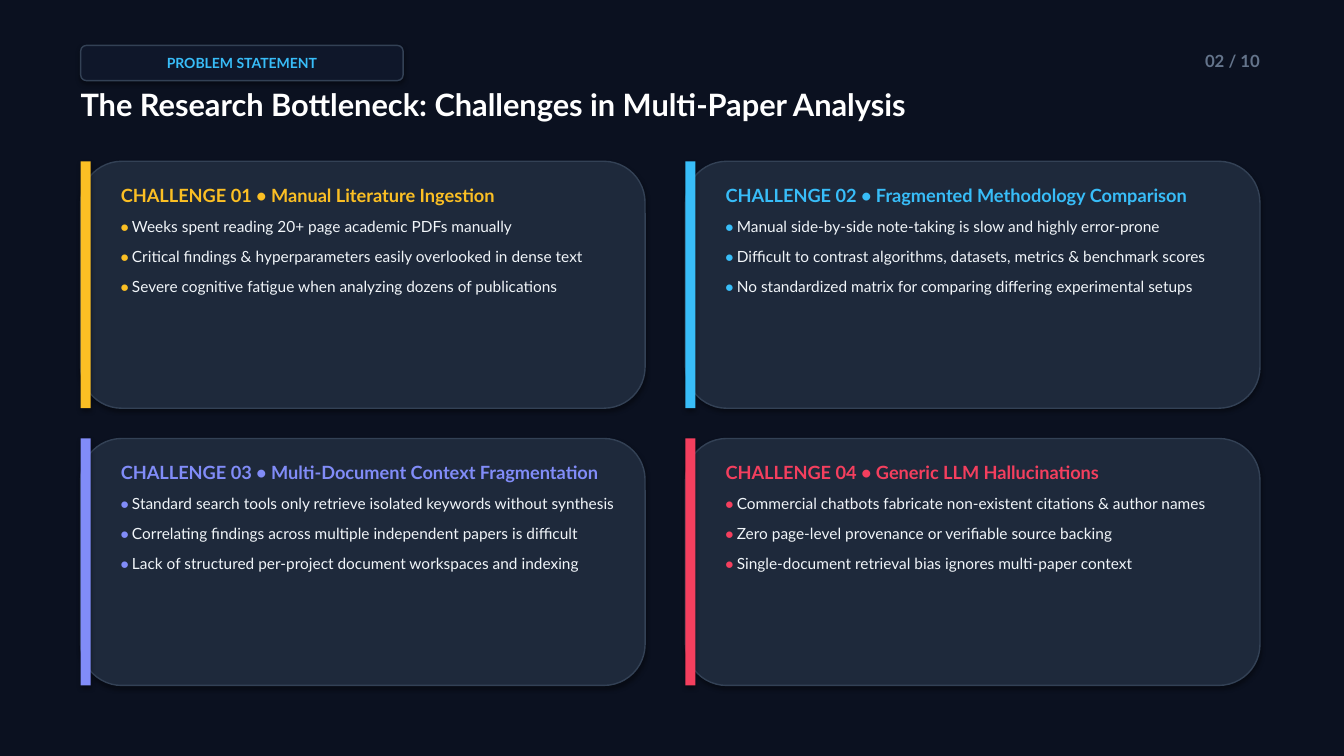
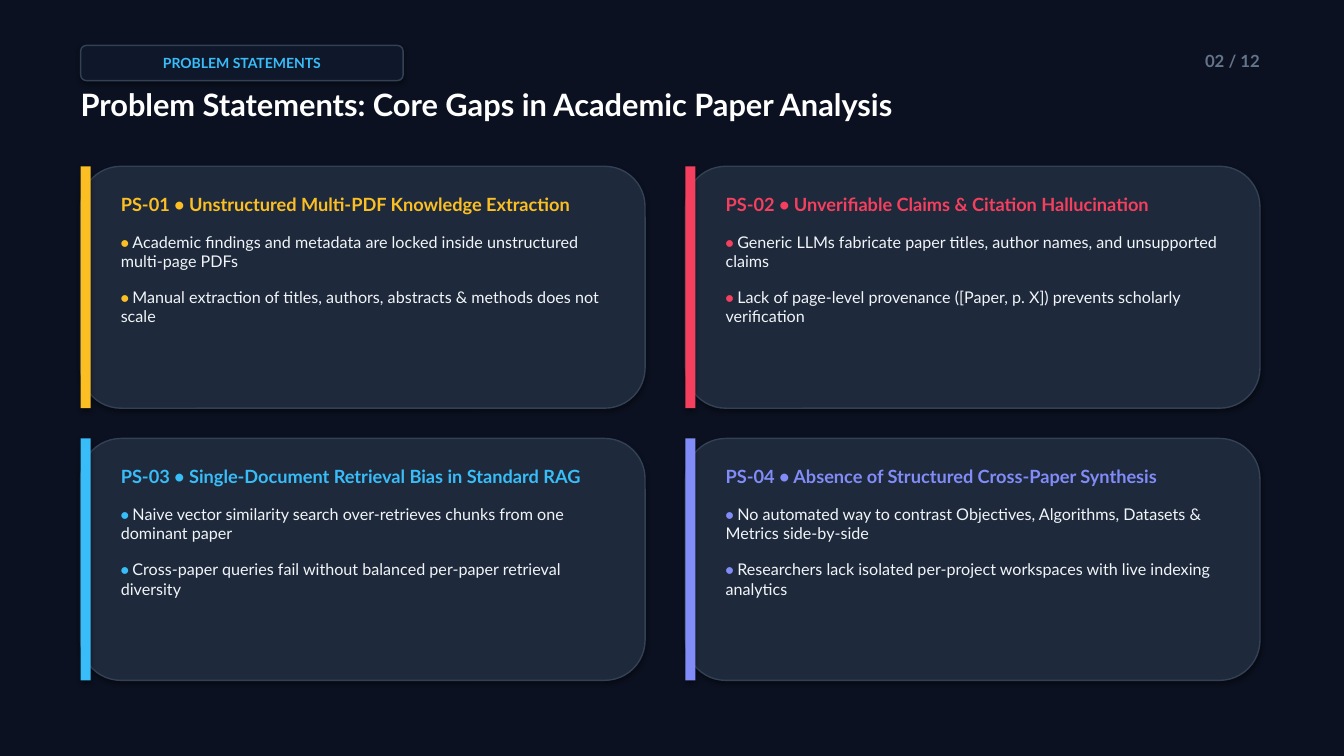
Before and after one commit to adithhn12/ResearchMate-AI, a slide deck: slide 2 of ResearchMate_AI_Presentation.pptx. Drawn at 1344x756 pixels with LibreOffice and Linux fonts; fonts in the diff are those of the drawing. Boxes give left, top, right and bottom in pixels: in the first picture for what was removed or moved away, otherwise in the second. Text is boxed around its words. In the diff, an @@ line names an element or a change of style, - is before the commit and + after.

Commit message:
Update presentation with actual problem statements, project scope, and workflow slides

```diff
--- a/ResearchMate_AI_Presentation.pptx
+++ b/ResearchMate_AI_Presentation.pptx
@@ text in rounded rectangle at <box>163,58,321,68</box>: text changed @@
-PROBLEM STATEMENT
+PROBLEM STATEMENTS
@@ text at <box>1205,55,1259,67</box>: text changed @@
-02 / 10
+02 / 12
@@ text at <box>81,93,893,121</box>: text changed @@
-The Research Bottleneck: Challenges in Multi-Paper Analysis
+Problem Statements: Core Gaps in Academic Paper Analysis
@@ rounded rectangle: place and size @@
-rounded rectangle at <box>81,161,645,408</box>
+rounded rectangle at <box>81,166,645,408</box>
@@ rectangle: place and size @@
-rectangle at <box>81,161,91,408</box>
+rectangle at <box>81,166,91,408</box>
@@ rounded rectangle: place and size @@
-rounded rectangle at <box>686,161,1260,408</box>
+rounded rectangle at <box>686,166,1260,408</box>
@@ rectangle: place and size @@
-rectangle at <box>686,161,696,408</box>
+rectangle at <box>686,166,696,408</box>
@@ rectangle at <box>686,166,696,408</box>: fill #38BDF8 to #F43F5E @@
@@ text at <box>121,197,599,322</box>: text changed; size 11 to 11.5 pt @@
-CHALLENGE 01 • Manual Literature Ingestion
-• Weeks spent reading 20+ page academic PDFs manually
-• Critical findings & hyperparameters easily overlooked in dense text
-• Severe cognitive fatigue when analyzing dozens of publications
+PS-01 • Unstructured Multi-PDF Knowledge Extraction
+• Academic findings and metadata are locked inside unstructured multi-page PDFs
+• Manual extraction of titles, authors, abstracts & methods does not scale
@@ text at <box>726,197,1217,322</box>: text changed; size 11 to 11.5 pt @@
-CHALLENGE 02 • Fragmented Methodology Comparison
-• Manual side-by-side note-taking is slow and highly error-prone
-• Difficult to contrast algorithms, datasets, metrics & benchmark scores
-• No standardized matrix for comparing differing experimental setups
+PS-02 • Unverifiable Claims & Citation Hallucination
+• Generic LLMs fabricate paper titles, author names, and unsupported claims
+• Lack of page-level provenance ([Paper, p. X]) prevents scholarly verification
@@ rounded rectangle: place and size @@
-rounded rectangle at <box>81,439,645,686</box>
+rounded rectangle at <box>81,439,645,681</box>
@@ rectangle: place and size @@
-rectangle at <box>81,439,91,686</box>
+rectangle at <box>81,439,91,681</box>
@@ rectangle at <box>81,439,91,681</box>: fill #818CF8 to #38BDF8 @@
@@ rounded rectangle: place and size @@
-rounded rectangle at <box>686,439,1260,686</box>
+rounded rectangle at <box>686,439,1260,681</box>
@@ rectangle: place and size @@
-rectangle at <box>686,439,696,686</box>
+rectangle at <box>686,439,696,681</box>
@@ rectangle at <box>686,439,696,681</box>: fill #F43F5E to #818CF8 @@
@@ text at <box>121,469,580,598</box>: text changed; size 11 to 11.5 pt @@
-CHALLENGE 03 • Multi-Document Context Fragmentation
-• Standard search tools only retrieve isolated keywords without synthesis
-• Correlating findings across multiple independent papers is difficult
-• Lack of structured per-project document workspaces and indexing
+PS-03 • Single-Document Retrieval Bias in Standard RAG
+• Naive vector similarity search over-retrieves chunks from one dominant paper
+• Cross-paper queries fail without balanced per-paper retrieval diversity
@@ text at <box>726,469,1210,598</box>: text changed; size 11 to 11.5 pt @@
-CHALLENGE 04 • Generic LLM Hallucinations
-• Commercial chatbots fabricate non-existent citations & author names
-• Zero page-level provenance or verifiable source backing
-• Single-document retrieval bias ignores multi-paper context
+PS-04 • Absence of Structured Cross-Paper Synthesis
+• No automated way to contrast Objectives, Algorithms, Datasets & Metrics side-by-side
+• Researchers lack isolated per-project workspaces with live indexing analytics
```
Also in this commit, not shown: 8 other slides changed, 2 slides added, 1 other file.
